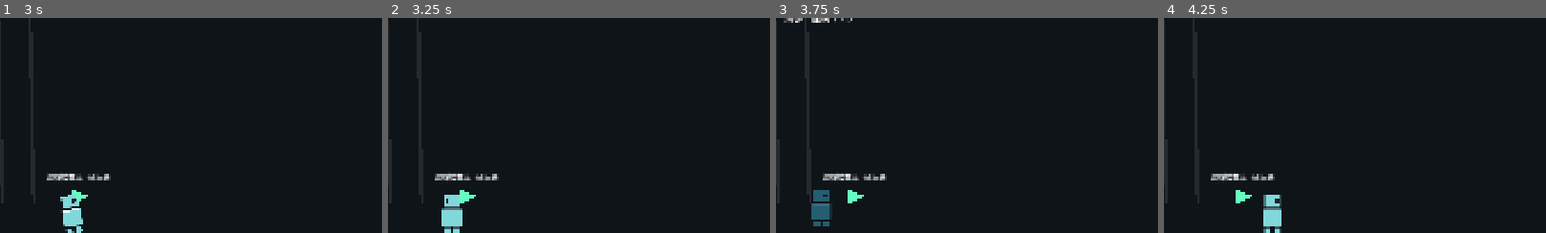
Above: before the commit, frames 1-4 (left to right).
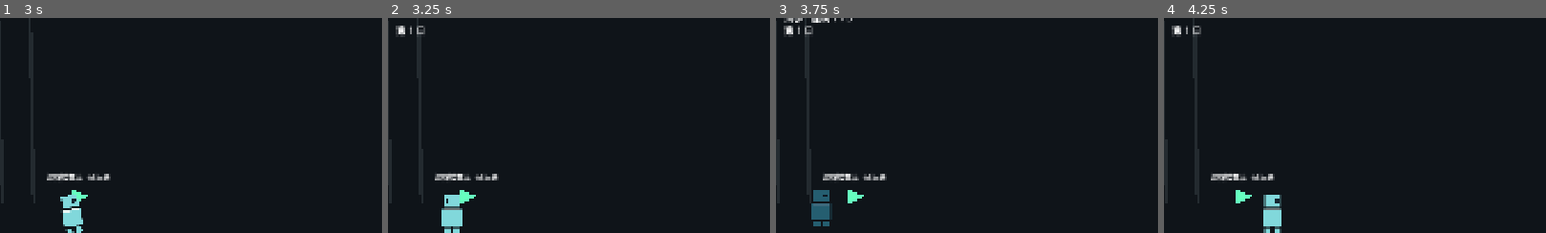
Above: after the commit, the same moments.

Repository: aiother/31DAYS-A
Game: Godot game, scene res://world/ravine_session.tscn
Two runs of this game, one before a commit and one after it. Both use one fixed random seed, a clock stepped at 60 frames per second and the inputs below. Before the commit the project starts from res://world/town_session.tscn.
Inputs:
- Up to frame 1 (3 s): click "新游戏" at 0.5 s; click "确认开始" at 1.25 s; hold D (move_right) 2.03-2.78 s; hold S (aim_down) 2.03-2.78 s; tap Space (jump) at 2.27, 2.57 s; tap J (attack) at 2.3, 2.85 s; hold A (move_left) from 2.78 s (still down)
- Up to frame 2 (3.25 s): keep holding A (move_left); tap Space (jump) at 3.02 s; tap K (dodge) at 3.05 s
- Up to frame 3 (3.75 s): tap Space (jump) at 3.32 s; release A (move_left) at 3.53 s; hold D (move_right) from 3.53 s (still down); hold E (interact) from 3.53 s (still down); tap K (dodge) at 3.6 s
- Up to frame 4 (4.25 s): keep holding D (move_right); keep holding E (interact)
The pictures show only the part of the screen within x 2-52%, y 33-83%; the shares and areas given below are measured in that part.

Frame 1 is identical in both runs. In frame 2, 0.2% of the frame differs, in the area x 2-10%, y 3-9%; in frame 3, 0.2%; in frame 4, 0.2%.

Commit message:
feat: add ravine entry checkpoint and persistent second-day event

Diff:
--- /dev/null
+++ b/game/data/checkpoints/hd_20001_1_n001.tres
@@ -0,0 +1,7 @@
+[gd_resource type="Resource" script_class="CheckpointConfig" load_steps=2 format=3]
+[ext_resource type="Script" path="res://systems/save/checkpoint_config.gd" id="1"]
+[resource]
+script = ExtResource("1")
+checkpoint_id = "HD_20001_1_N001"
+display_name = "巢都沟壑 · 入口"
+spawn_position = Vector2(224, 1280)
--- /dev/null
+++ b/game/data/world/hd_20001_1.tres
@@ -0,0 +1,14 @@
+[gd_resource type="Resource" script_class="RoomConfig" load_steps=2 format=3]
+[ext_resource type="Script" path="res://world/rooms/room_config.gd" id="1"]
+[resource]
+script = ExtResource("1")
+scene_id = "Region_HD_Scene_20001"
+room_id = "HD_20001_1"
+display_name = "荒地巢都 · 沟壑入口"
+previous_room_id = "TY_10002_1"
+next_room_id = "HD_20001_2"
+bounds = Rect2(0, 0, 2560, 1536)
+floor_row = 20
+floor_offsets = PackedInt32Array(0, 0, 0, 0, 0, 0, 0, 0, 0, 0, 0, 0, 0, 0, -2, -2, -2, 0, 0, 0, 0, 0, 0, 0, 0, 0, 0, 0, 0, 0, 0, 0, 0, 0, 0, 0, 0, 0, 0, 0)
+entry_from_previous = Vector2(224, 1280)
+entry_from_next = Vector2(2112, 848)
--- a/game/project.godot
+++ b/game/project.godot
@@ -3,7 +3,7 @@
 
 [application]
 config/name="末日前31天 · V0.1 玩家灰盒"
-run/main_scene="res://world/town_session.tscn"
+run/main_scene="res://world/ravine_session.tscn"
 config/features=PackedStringArray("4.7", "GL Compatibility")
 config/icon="res://assets/characters/player_placeholder.svg"
 
--- a/game/systems/save/slot_store.gd
+++ b/game/systems/save/slot_store.gd
@@ -3,14 +3,14 @@
 ## JSON only: never deserialize executable resources or scene paths from saves.
 const VERSION: int = 1
 const SLOT_COUNT: int = 3
-const CHECKPOINTS: PackedStringArray = ["graybox_start", "graybox_forward", "HD_10001_1_N003", "HD_10002_1_N002", "HD_10004_1_N003"]
+const CHECKPOINTS: PackedStringArray = ["graybox_start", "graybox_forward", "HD_10001_1_N003", "HD_10002_1_N002", "HD_10004_1_N003", "HD_20001_1_N001"]
 var initial_checkpoint: String = "graybox_start"
 var directory: String = "user://saves"
 var last_error: String = ""
 var used_backup: bool = false
 
 func fresh() -> Dictionary:
-	return {"version": VERSION, "checkpoint": initial_checkpoint, "health": 3, "balance": 3, "maximum": 10, "events": {}, "play_seconds": 0.0}
+	return {"version": VERSION, "checkpoint": initial_checkpoint, "health": 3, "balance": 3, "maximum": 10, "day": 1, "events": {}, "play_seconds": 0.0}
 
 func path_for(slot: int) -> String:
 	return directory.path_join("slot_%d.json" % slot)
@@ -22,6 +22,8 @@
 	return (value is int or value is float) and is_finite(float(value)) and float(value) == floorf(float(value)) and float(value) >= low and float(value) <= high
 
 func valid(data: Dictionary) -> bool:
+	if not _integer(data.get("day", 1), 1, 3):
+		return false
 	if not _integer(data.get("version"), VERSION, VERSION) or not CHECKPOINTS.has(str(data.get("checkpoint", ""))):
 		return false
 	if not _integer(data.get("health"), 1, 5) or not _integer(data.get("maximum"), 10, 12):
@@ -59,6 +61,7 @@
 		return {}
 	for key: String in ["version", "health", "balance", "maximum"]:
 		data[key] = int(data[key])
+	data["day"] = int(data.get("day", 1))
 	data["play_seconds"] = float(data["play_seconds"])
 	return data
 
--- /dev/null
+++ b/game/tests/test_ravine_day.gd
@@ -0,0 +1,221 @@
+extends SceneTree
+var checks: int = 0
+var failures: int = 0
+var session: RavineSession
+var directory: String
+func _initialize() -> void:
+	run.call_deferred()
+func check(ok: bool, message: String) -> void:
+	checks += 1
+	if ok:
+		print("PASS: " + message)
+	else:
+		failures += 1
+		push_error(message)
+func ticks(count: int) -> void:
+	for i: int in range(count):
+		await physics_frame
+		await process_frame
+func open_session() -> void:
+	session = (load("res://world/ravine_session.tscn") as PackedScene).instantiate() as RavineSession
+	session.save_directory = directory
+	root.add_child(session)
+	current_scene = session
+	await ticks(2)
+func close_session() -> void:
+	paused = false
+	session.queue_free()
+	await ticks(2)
+func place(point: Vector2) -> void:
+	session.player.position = point
+	session.player.reset_kinematics()
+	await ticks(4)
+func enter_from_boss() -> void:
+	await place(Vector2(1552, 848))
+	await place(Vector2(2480, 896))
+	await place(Vector2(1824, 896))
+func disable_enemies() -> void:
+	for child: Node in session.room.get_node("Enemies").get_children():
+		child.set_physics_process(false)
+func lower_enemy() -> ColorlessEntity:
+	return session.room.get_node("Enemies/LowerEntity") as ColorlessEntity
+func jump_to(point: Vector2) -> bool:
+	Input.action_release("jump")
+	await ticks(30)
+	Input.action_press("jump")
+	var reached: bool = false
+	for i: int in range(100):
+		Input.action_release("move_left")
+		Input.action_release("move_right")
+		var dx: float = point.x - session.player.position.x
+		if absf(dx) > 10:
+			Input.action_press("move_right" if dx > 0 else "move_left")
+		await ticks(1)
+		if i > 4 and session.player.is_on_floor():
+			reached = absf(session.player.position.y - point.y) < 2 and absf(session.player.position.x - point.x) < 110
+			break
+	Input.action_release("jump")
+	Input.action_release("move_left")
+	Input.action_release("move_right")
+	return reached
+func run() -> void:
+	directory = "user://tests/ravine_%d" % Time.get_ticks_usec()
+	await open_session()
+	var legacy: Dictionary = session.store.fresh()
+	legacy.erase("day")
+	legacy["checkpoint"] = BossSession.BOSS_CHECKPOINT
+	legacy["balance"] = 7
+	for key: String in [BossSession.BOSS_INTRO, BossSession.BOSS_DEFEATED, BossSession.BOSS_PASSAGE, FieldSession.FIELD_STORY, FieldSession.HEAL_GUIDE, FieldSession.RESCUE_DONE]:
+		legacy["events"][key] = true
+	check(session.store.save_slot(1, legacy) and session.store.load_slot(1)["day"] == 1, "legacy save without day loads as first day")
+	check(session.start_slot(1, false), "old Boss checkpoint remains loadable")
+	await ticks(3)
+	await enter_from_boss()
+	check(session.room.config.room_id == RavineSession.RAVINE_ID and session.room.config.scene_id == "Region_HD_Scene_20001", "actual town cliff enters configured ravine Room")
+	check(session.data["checkpoint"] == RavineSession.RAVINE_CHECKPOINT and session._all_checkpoints().size() == 1, "entry activates formally numbered ravine checkpoint")
+	check(session.data["day"] == 2 and session.store.load_slot(1)["day"] == 2 and session.store.load_slot(1)["checkpoint"] == RavineSession.RAVINE_CHECKPOINT, "completed Seven story advances day and checkpoint in one saved snapshot")
+	check(session.player.life.health == 3 and session.player.possibility.balance == 7, "checkpoint and date event preserve live player resources")
+	check(session.get_node("DayUI/Day").text == "第 2 日" and session.get_node("DayUI").visible, "current date appears in HUD")
+	check(session.room.get_node("Enemies").get_child_count() == 2 and lower_enemy().health == 13, "approved scope reuses two existing colorless entities")
+	var saved: Dictionary = session.store.load_slot(1)
+	check(not session.activate_checkpoint(RavineSession.RAVINE_CHECKPOINT), "same checkpoint and day activation is idempotent")
+	await ticks(4)
+	check(session.store.load_slot(1) == saved and session.data["day"] == 2, "repeat activation performs no day increment or duplicate write")
+	disable_enemies()
+	session.player.possibility.balance = 0
+	session.player.possibility.balance_changed.emit(0, 10)
+	await place(Vector2(768, 1280))
+	check(await jump_to(Vector2(960, 1152)), "ordinary jump crosses raised central ledge: %s" % session.player.position)
+	Input.action_press("move_right")
+	await ticks(45)
+	Input.action_release("move_right")
+	await ticks(30)
+	for point: Vector2 in [Vector2(1424, 1136), Vector2(1648, 992), Vector2(1872, 848)]:
+		check(await jump_to(point), "ordinary jump reaches ravine platform %s; actual %s" % [point, session.player.position])
+	Input.action_press("move_right")
+	await ticks(120)
+	Input.action_release("move_right")
+	check(paused and session.ui.get("_mode") == "room_boundary", "platform route reaches next ravine Room boundary")
+	check(session.player.possibility.balance == 0 and session.data["day"] == 2, "main route requires no possibility or down-attack bounce")
+	session.ui.call("resume_game")
+	await place(Vector2(1200, 1126))
+	Input.action_press("aim_down")
+	Input.action_press("attack")
+	var bounced: bool = false
+	for i: int in range(30):
+		await ticks(1)
+		if lower_enemy().health < 13:
+			bounced = session.player.velocity.y < 0
+			break
+	Input.action_release("attack")
+	Input.action_release("aim_down")
+	check(lower_enemy().health == 8 and bounced, "lower practice route permits real down-attack damage and bounce")
+	lower_enemy().hurtbox.receive_attack(8, Vector2.ZERO, session.player, 900)
+	await ticks(2)
+	check(session.player.possibility.balance == 2, "colorless defeat grants existing +2 resource reward")
+	await place(Vector2(48, 1280))
+	check(session.room.config.room_id == TownSession.TOWN_ID and session.player.position.distance_to(Vector2(1664, 896)) < 2 and session.data["day"] == 2, "return restores safe town cliff landing without date rollback")
+	await place(Vector2(1824, 896))
+	disable_enemies()
+	check(lower_enemy().health == 13 and session.data["day"] == 2, "revisit resets enemies but not date")
+	lower_enemy().hurtbox.receive_attack(13, Vector2.ZERO, session.player, 901)
+	check(session.player.possibility.balance == 4, "reset enemy still pays +2 on repeat defeat")
+	session.player.possibility.gain(3)
+	session.player.life.take_hit(3)
+	await ticks(90)
+	session.ui.call("restart_challenge")
+	await ticks(4)
+	session = current_scene as RavineSession
+	check(session.room.config.room_id == RavineSession.RAVINE_ID and session.player.position.distance_to(Vector2(224, 1280)) < 2, "death respawns at new checkpoint inside ravine")
+	check(session.player.life.health == 5 and session.player.possibility.balance == 3 and session.player.life.protection_remaining > 2.8, "death retains floor half resource full health and protection")
+	check(session.data["day"] == 2 and session.data["events"].get(FieldSession.RESCUE_DONE, false), "death keeps current date and completed rescue")
+	await close_session()
+	await open_session()
+	check(session.start_slot(1, false), "new checkpoint and date slot reload")
+	await ticks(4)
+	check(session.room.config.room_id == RavineSession.RAVINE_ID and session.data["day"] == 2 and session.player.life.protection_remaining == 0, "normal load restores date and room without respawn protection")
+	var later: Dictionary = session.store.load_slot(1)
+	later["day"] = 3
+	session.store.save_slot(2, later)
+	session.start_slot(2, false)
+	await ticks(4)
+	session = current_scene as RavineSession
+	check(session.data["day"] == 3 and not session.activate_checkpoint(RavineSession.RAVINE_CHECKPOINT), "later day never rolls backward on second-day checkpoint")
+	await place(Vector2(48, 1280))
+	await place(Vector2(1824, 896))
+	check(session.data["day"] == 3 and session.store.load_slot(2)["day"] == 3, "day-three revisit remains monotonic")
+	var without_story: Dictionary = session.store.fresh()
+	without_story["checkpoint"] = RavineSession.RAVINE_CHECKPOINT
+	session.store.save_slot(3, without_story)
+	session.start_slot(3, false)
+	await ticks(4)
+	session = current_scene as RavineSession
+	check(session.data["day"] == 1 and session.data["events"].get(RavineSession.RAVINE_CHECKPOINT, false), "checkpoint alone cannot advance date without completed Seven story")
+	# Establish a pending checkpoint/date transaction with a valid previously saved Boss snapshot.
+	var pending: Dictionary = legacy.duplicate(true)
+	pending["day"] = 1
+	session.store.save_slot(3, pending)
+	session._restore(pending, false)
+	session._mount_room(RavineSession.RAVINE_ID)
+	var real_directory: String = session.store.directory
+	session.store.directory = real_directory.path_join("slot_3.json")
+	check(not session.activate_checkpoint(RavineSession.RAVINE_CHECKPOINT) and session.data["day"] == 1 and session.data["checkpoint"] == BossSession.BOSS_CHECKPOINT and not session.data["events"].get(RavineSession.RAVINE_CHECKPOINT, false), "failed write rolls back checkpoint day and node event together")
+	check(not session._all_checkpoints()[0].active, "failed checkpoint does not display saved activation")
+	await ticks(4)
+	session.store.directory = real_directory
+	Input.action_press("interact")
+	await ticks(1)
+	Input.action_release("interact")
+	await ticks(2)
+	check(session.data["day"] == 2 and session.data["checkpoint"] == RavineSession.RAVINE_CHECKPOINT and session.store.load_slot(3)["day"] == 2, "E retry commits both checkpoint and date after write recovery")
+	check(str(session.ui.get("_error_label").text).is_empty(), "successful checkpoint retry clears stale error")
+	# Unfinished rescue must still be explicitly abandoned at the newly traversable TY exit.
+	var unfinished: Dictionary = legacy.duplicate(true)
+	unfinished["events"].erase(FieldSession.RESCUE_DONE)
+	unfinished["day"] = 1
+	session.store.save_slot(2, unfinished)
+	session.start_slot(2, false)
+	await ticks(4)
+	session = current_scene as RavineSession
+	await enter_from_boss()
+	check(session.room.config.room_id == TownSession.TOWN_ID and session.dialogue_ui.confirming and session.data["day"] == 1, "new actual region exit warns before unfinished rescue is lost")
+	session.cancel_departure()
+	check(session.room.config.room_id == TownSession.TOWN_ID and not session.data["events"].get(FieldSession.RESCUE_FAILED, false), "cancel keeps rescue and current date")
+	session._on_room_exit(RavineSession.RAVINE_ID)
+	real_directory = session.store.directory
+	session.store.directory = real_directory.path_join("slot_2.json")
+	check(not session.confirm_departure() and session.data["day"] == 1 and not session.data["events"].get(FieldSession.RESCUE_FAILED, false), "failed departure write neither advances day nor abandons rescue")
+	session.store.directory = real_directory
+	check(session.confirm_departure(), "explicit departure confirmation accepted")
+	await ticks(4)
+	check(session.room.config.room_id == RavineSession.RAVINE_ID and session.data["day"] == 2 and session.store.load_slot(2)["events"].get(FieldSession.RESCUE_FAILED, false), "confirmed actual departure saves failure then activates second-day checkpoint")
+	for bad: Variant in [0, 4, -1, 1.5, true, "2"]:
+		var invalid: Dictionary = session.store.fresh()
+		invalid["day"] = bad
+		check(not session.store.valid(invalid), "invalid date rejected: %s" % str(bad))
+	var grown: Dictionary = later.duplicate(true)
+	grown["day"] = 2
+	grown["maximum"] = 12
+	grown["balance"] = 11
+	grown["events"][TownSession.GAZE] = true
+	session.store.save_slot(3, grown)
+	session.start_slot(3, false)
+	await ticks(4)
+	session = current_scene as RavineSession
+	check(session.data["day"] == 2 and session.player.possibility.maximum == 12 and session.player.possibility.balance == 11, "new date field remains compatible with permanent growth")
+	session.start_slot(3, true)
+	await ticks(4)
+	session = current_scene as RavineSession
+	check(session.data["day"] == 1 and session.data["checkpoint"] == StartRoomSession.CHECKPOINT, "new game resets date and checkpoint")
+	await close_session()
+	await create_timer(0.2).timeout
+	var store: SlotStore = SlotStore.new()
+	store.directory = directory
+	for selected: int in [1, 2, 3]:
+		for suffix: String in ["", ".bak", ".tmp"]:
+			var path: String = ProjectSettings.globalize_path(store.path_for(selected) + suffix)
+			if FileAccess.file_exists(path):
+				DirAccess.remove_absolute(path)
+	DirAccess.remove_absolute(ProjectSettings.globalize_path(directory))
+	print("RAVINE_DAY_TESTS checks=%d failures=%d" % [checks, failures])
+	quit(1 if failures else 0)
--- a/game/world/field_session.gd
+++ b/game/world/field_session.gd
@@ -155,7 +155,7 @@
 	_end_dialogue()
 
 func confirm_departure() -> bool:
-	if _departure_target != BOSS_ID or get_tree().paused or not player.life.is_alive() or not room is FieldRoom or not dialogue_ui.confirming:
+	if not _valid_departure_target(_departure_target) or get_tree().paused or not player.life.is_alive() or not dialogue_ui.confirming:
 		return false
 	var before: Dictionary = data["events"].duplicate()
 	data["events"][RESCUE_FAILED] = true
@@ -171,6 +171,9 @@
 	_change_room.call_deferred(target)
 	return true
 
+func _valid_departure_target(target: String) -> bool:
+	return room is FieldRoom and target == BOSS_ID
+
 func quest_status_text() -> String:
 	if not has_session() or not bool(data["events"].get(HEAL_GUIDE, false)):
 		return ""
--- /dev/null
+++ b/game/world/ravine_session.gd
@@ -0,0 +1,93 @@
+class_name RavineSession
+extends TownSession
+const RAVINE_ID: String = "HD_20001_1"
+const RAVINE_CHECKPOINT: String = "HD_20001_1_N001"
+const RAVINE_ROOMS: Dictionary = {
+	START_ID: preload("res://world/rooms/hd_10001_1.tscn"),
+	ENTRY_ID: preload("res://world/rooms/hd_10002_1.tscn"),
+	TOWER_ID: preload("res://world/rooms/hd_10002_2.tscn"),
+	EXPLORATION_ID: preload("res://world/rooms/hd_10002_3.tscn"),
+	CONNECTION_ID: preload("res://world/rooms/hd_10003_1.tscn"),
+	BOSS_ID: preload("res://world/rooms/hd_10004_1.tscn"),
+	FIELD_ID: preload("res://world/rooms/ty_10001_1.tscn"),
+	TOWN_ID: preload("res://world/rooms/ty_10002_1.tscn"),
+	RAVINE_ID: preload("res://world/rooms/hd_20001_1.tscn")
+}
+
+func _room_scenes() -> Dictionary:
+	return RAVINE_ROOMS
+
+func _supports_checkpoint(id: String) -> bool:
+	return id == RAVINE_CHECKPOINT or super._supports_checkpoint(id)
+
+func _checkpoint_room(id: String) -> String:
+	return RAVINE_ID if id == RAVINE_CHECKPOINT else super._checkpoint_room(id)
+
+func _restore(snapshot: Dictionary, revive: bool) -> void:
+	var normalized: Dictionary = snapshot.duplicate(true)
+	normalized["day"] = int(snapshot.get("day", 1))
+	super._restore(normalized, revive)
+	if room is RavineRoom and has_session():
+		activate_checkpoint(RAVINE_CHECKPOINT)
+
+func _change_room(target: String) -> void:
+	super._change_room(target)
+	if room is RavineRoom:
+		activate_checkpoint(RAVINE_CHECKPOINT)
+
+func activate_checkpoint(id: String) -> bool:
+	if id != RAVINE_CHECKPOINT:
+		return super.activate_checkpoint(id)
+	if not has_session() or _loading or not player.life.is_alive() or _checkpoint(id) == null:
+		return false
+	var old_checkpoint: String = str(data["checkpoint"])
+	var old_events: Dictionary = data["events"].duplicate()
+	var old_day: int = int(data.get("day", 1))
+	var next_day: int = maxi(old_day, 2) if bool(data["events"].get(FIELD_STORY, false)) else old_day
+	if old_checkpoint == id and bool(data["events"].get(id, false)) and next_day == old_day:
+		return false
+	data["checkpoint"] = id
+	data["events"][id] = true
+	data["day"] = next_day
+	_update_flags()
+	if not save_current("巢都入口检查点已记录"):
+		data["checkpoint"] = old_checkpoint
+		data["events"] = old_events
+		data["day"] = old_day
+		_update_flags()
+		return false
+	ui.call("save_failed", "")
+	if next_day > old_day:
+		dialogue_ui.show_notice("第 %d 日" % next_day)
+	return true
+
+func _valid_departure_target(target: String) -> bool:
+	return (room is TownRoom and target == RAVINE_ID) or super._valid_departure_target(target)
+
+func _on_room_exit(target: String) -> void:
+	if room is TownRoom and target == RAVINE_ID:
+		if not has_session() or get_tree().paused or intro_active or _transitioning or not player.life.can_control() or dialogue_ui.confirming:
+			return
+		if bool(data["events"].get(HEAL_GUIDE, false)) and not bool(data["events"].get(RESCUE_DONE, false)) and not bool(data["events"].get(RESCUE_FAILED, false)):
+			_end_dialogue()
+			_departure_target = target
+			player.reset_kinematics()
+			player.life.scripted_control_locked = true
+			dialogue_ui.show_departure()
+			return
+	super._on_room_exit(target)
+
+func _physics_process(delta: float) -> void:
+	super._physics_process(delta)
+	if room is RavineRoom and has_session() and Input.is_action_just_pressed("interact") and player.life.can_control() and player.position.distance_to(_checkpoint(RAVINE_CHECKPOINT).config.spawn_position) <= 96:
+		activate_checkpoint(RAVINE_CHECKPOINT)
+
+func _process(delta: float) -> void:
+	super._process(delta)
+	$DayUI.visible = has_session() and not intro_active
+	if has_session():
+		$DayUI/Day.text = "第 %d 日" % int(data.get("day", 1))
+	if room is RavineRoom:
+		$Instructions/Help.text = "普通跳跃跨过高台 · 空中 S + J 下攻击\n向左返回麦秆镇 · 沿右侧平台继续探索"
+		if has_session() and data["checkpoint"] != RAVINE_CHECKPOINT:
+			$Instructions/Help.text = "入口检查点尚未保存 · 靠近旗帜按 E / RB 重试"
--- /dev/null
+++ b/game/world/ravine_session.tscn
@@ -0,0 +1,13 @@
+[gd_scene load_steps=3 format=3]
+[ext_resource type="PackedScene" path="res://world/town_session.tscn" id="1"]
+[ext_resource type="Script" path="res://world/ravine_session.gd" id="2"]
+[node name="RavineSession" instance=ExtResource("1")]
+script = ExtResource("2")
+[node name="DayUI" type="CanvasLayer" parent="."]
+layer = 14
+visible = false
+[node name="Day" type="Label" parent="DayUI"]
+offset_left = 64.0
+offset_top = 368.0
+theme_override_font_sizes/font_size = 24
+text = "第 1 日"
--- /dev/null
+++ b/game/world/rooms/hd_20001_1.tscn
@@ -0,0 +1,62 @@
+[gd_scene load_steps=11 format=3]
+[ext_resource type="Script" path="res://world/rooms/ravine_room.gd" id="1"]
+[ext_resource type="Resource" path="res://data/world/hd_20001_1.tres" id="2"]
+[ext_resource type="TileSet" path="res://data/world/graybox_tileset.tres" id="3"]
+[ext_resource type="PackedScene" path="res://world/scenes/platform.tscn" id="4"]
+[ext_resource type="Script" path="res://systems/save/checkpoint.gd" id="5"]
+[ext_resource type="Resource" path="res://data/checkpoints/hd_20001_1_n001.tres" id="6"]
+[ext_resource type="PackedScene" path="res://enemies/colorless_entity.tscn" id="7"]
+[ext_resource type="Script" path="res://systems/combat/enemy_attack_coordinator.gd" id="8"]
+[sub_resource type="RectangleShape2D" id="ReturnShape"]
+size = Vector2(64, 160)
+[sub_resource type="RectangleShape2D" id="ExitShape"]
+size = Vector2(144, 160)
+[node name="HD_20001_1" type="Node2D"]
+script = ExtResource("1")
+config = ExtResource("2")
+[node name="Ground" type="TileMapLayer" parent="."]
+tile_set = ExtResource("3")
+[node name="LeftBoundary" parent="." instance=ExtResource("4")]
+position = Vector2(-16, 768)
+rotation = 1.5707964
+scale = Vector2(7, 1)
+[node name="RightBoundary" parent="." instance=ExtResource("4")]
+position = Vector2(2576, 768)
+rotation = 1.5707964
+scale = Vector2(7, 1)
+[node name="Platforms" type="Node2D" parent="."]
+[node name="Step0" parent="Platforms" instance=ExtResource("4")]
+position = Vector2(1424, 1152)
+[node name="Step1" parent="Platforms" instance=ExtResource("4")]
+position = Vector2(1648, 1008)
+[node name="Step2" parent="Platforms" instance=ExtResource("4")]
+position = Vector2(1872, 864)
+[node name="ExitLanding" parent="Platforms" instance=ExtResource("4")]
+position = Vector2(2236, 864)
+scale = Vector2(2, 1)
+[node name="HD_20001_1_N001" type="Area2D" parent="."]
+script = ExtResource("5")
+config = ExtResource("6")
+[node name="Enemies" type="Node2D" parent="."]
+[node name="LowerEntity" parent="Enemies" instance=ExtResource("7")]
+position = Vector2(1200, 1280)
+[node name="UpperEntity" parent="Enemies" instance=ExtResource("7")]
+position = Vector2(2208, 800)
+flying = true
+ranged_only = true
+[node name="AttackCoordinator" type="Node" parent="."]
+script = ExtResource("8")
+[node name="Return" type="Area2D" parent="."]
+position = Vector2(48, 1200)
+collision_layer = 0
+collision_mask = 2
+monitorable = false
+[node name="CollisionShape2D" type="CollisionShape2D" parent="Return"]
+shape = SubResource("ReturnShape")
+[node name="Exit" type="Area2D" parent="."]
+position = Vector2(2368, 768)
+collision_layer = 0
+collision_mask = 2
+monitorable = false
+[node name="CollisionShape2D" type="CollisionShape2D" parent="Exit"]
+shape = SubResource("ExitShape")
--- /dev/null
+++ b/game/world/rooms/ravine_room.gd
@@ -0,0 +1,11 @@
+class_name RavineRoom
+extends WorldRoom
+func _draw() -> void:
+	draw_rect(config.bounds, Color(0.06, 0.065, 0.08))
+	for x: int in [0, 560, 1240, 1760, 2416]:
+		draw_colored_polygon(PackedVector2Array([Vector2(x, 0), Vector2(x + 150, 0), Vector2(x + 100, 1100), Vector2(x - 32, 1280)]), Color(0.13, 0.12, 0.115))
+	for x: int in [448, 1136, 1792, 2384]:
+		draw_circle(Vector2(x, 1100), 58, Color(0.85, 0.34, 0.12, 0.10))
+		draw_line(Vector2(x, 1160), Vector2(x, 1080), Color(0.46, 0.25, 0.14), 5)
+		draw_colored_polygon(PackedVector2Array([Vector2(x - 12, 1090), Vector2(x, 1048), Vector2(x + 12, 1090)]), Color(0.8, 0.4, 0.18))
+	draw_line(Vector2(2368, 848), Vector2(2368, 608), Color(0.45, 0.42, 0.37), 8)
--- a/game/world/town_session.gd
+++ b/game/world/town_session.gd
@@ -70,6 +70,8 @@
 			_commit_gaze()
 		return
 	if not room is TownRoom or not has_session():
+		return
+	if dialogue_ui.confirming:
 		return
 	if dialogue_ui.active:
 		if not _near_survivor():
Not shown, added: game/tests/test_ravine_day.gd.uid
Not shown, added: game/world/ravine_session.gd.uid
Not shown, added: game/world/rooms/ravine_room.gd.uid
Not shown, changed: Words/T4_3天倒计时系统.md
Not shown, changed: Words/T5.3_Room设计收束规范.md
Not shown, changed: Words/T5.4_关键Node详细设计策划案.md
Not shown, added: game/docs/ravine_day_implementation.md
Not shown, changed: game/docs/technical_baseline.md
Not shown, changed: game/docs/town_rescue_implementation.md
